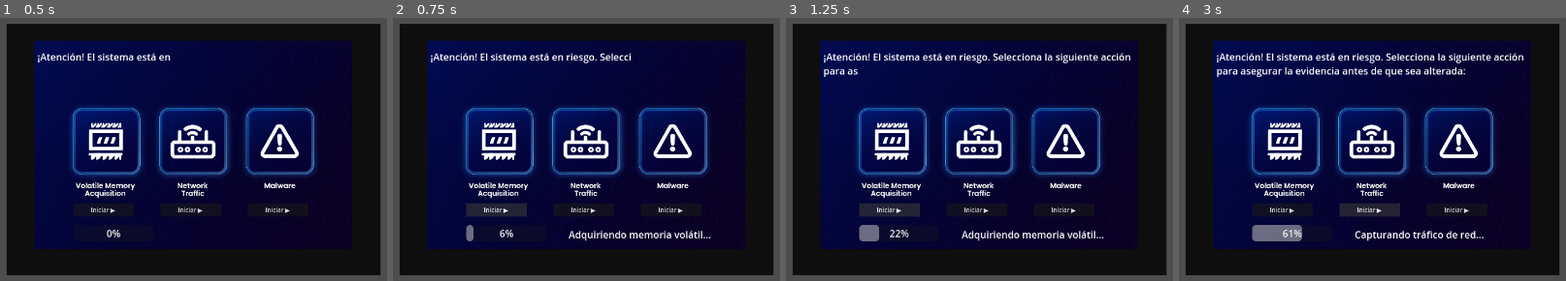
Above: before the commit, frames 1-4 (left to right).
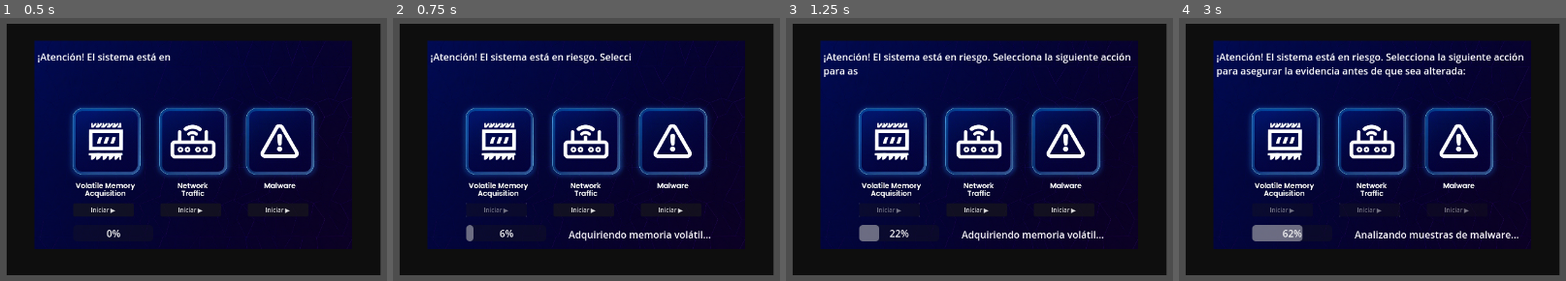
Above: after the commit, the same moments.

Repository: lalibre/Evidentia
Game: Godot game, scene res://Scenes/CpuMenuDialog.tscn
The game is run twice, just before and just after one commit, with the same random seed, the same clock (stepped at 60 frames per second) and the same inputs. This scene is started directly instead of the project's main scene.
Inputs (mouse positions are in pixels of both pictures, inside the frame that each line leads up to):
- Up to frame 1 (0.5 s): no input
- Up to frame 2 (0.75 s): click "Iniciar ▶" at 0.5 s
- Up to frame 3 (1.25 s): no input
- Up to frame 4 (3 s): click "Iniciar ▶" at 1.25 s; click "Iniciar ▶" at 2 s; click (1368, 209) at 2.75 s, where only the run before the commit has a clickable "Iniciar ▶"

Frame 1 is identical in both runs. In frame 2, 0.7% of the frame differs, in the area x 19-35%, y 70-76%; in frame 3, 0.7%; in frame 4, 1.7%, in the area x 23-88%, y 70-85%.

Commit message:
Validacion botones cpu

Diff:
--- a/Scenes/GameScene_ComputerOn.tscn
+++ b/Scenes/GameScene_ComputerOn.tscn
@@ -50,14 +50,14 @@
 [node name="Evidence_USB" type="Area2D" parent="."]
 script = ExtResource("5_cwtea")
 
-[node name="Sprite2D" type="Sprite2D" parent="Evidence_USB"]
+[node name="CollisionShapeUSB" type="CollisionShape2D" parent="Evidence_USB"]
+position = Vector2(1081, 560)
+shape = SubResource("RectangleShape2D_ctdx8")
+
+[node name="Sprite2D" type="Sprite2D" parent="."]
 position = Vector2(1080, 552)
 scale = Vector2(1.04878, 0.968563)
 texture = ExtResource("6_cwtea")
-
-[node name="CollisionShapeUSB" type="CollisionShape2D" parent="Evidence_USB"]
-position = Vector2(1081, 560)
-shape = SubResource("RectangleShape2D_ctdx8")
 
 [node name="Evidence_PostIt" type="Area2D" parent="."]
 script = ExtResource("7_gvk18")
--- a/Scenes/cpu_menu_dialog.gd
+++ b/Scenes/cpu_menu_dialog.gd
@@ -6,7 +6,11 @@
 var evidencia_actual: Node
 var completed_actions: int = 0
 var total_actions: int = 3
-
+var acciones_realizadas: Dictionary = {
+	"memory": false,
+	"network": false,
+	"malware": false
+}
 
 func _ready():
 	print("DEBUG: hijos de Panel:", $Panel.get_children())
@@ -17,20 +21,48 @@
 	$Panel/HBoxContainer/Network.pressed.connect(_on_network_pressed)
 	$Panel/HBoxContainer/Malware.pressed.connect(_on_malware_pressed)
 
-
 func show_message(msg: String):
 	typewriter.start_typing(msg)
 
 func _on_memory_pressed():
-	_start_action("Adquiriendo memoria volátil...", "Memoria adquirida con éxito.")
+	if acciones_realizadas["memory"]:
+		status_label.text = "⚠️ La adquisición de memoria ya fue realizada."
+		return
+
+	acciones_realizadas["memory"] = true
+	_start_action("Adquiriendo memoria volátil...", "Memoria adquirida con éxito.", "Volatile Memory Acquisition", true)
+	$Panel/HBoxContainer/Memory.disabled = true  # desactivar botón
+	Game_Manager.sumar_puntos(10)
+	Game_Manager.registrar_en_bitacora("✅ Memoria volatil adquirida con éxito")
 
 func _on_network_pressed():
-	_start_action("Capturando tráfico de red...", "Captura de red finalizada.")
+	if acciones_realizadas["network"]:
+		status_label.text = "⚠️ Captura de red ya realizada."
+		return
+
+	_start_action("Capturando tráfico de red...", "Captura de red finalizada.", "Network Traffic", true)
+	Game_Manager.registrar_en_bitacora("✅ Captura de tráfico de red finalizada")
+	Game_Manager.sumar_puntos(10)
+	$Panel/HBoxContainer/Network.disabled = true
 
 func _on_malware_pressed():
-	_start_action("Analizando muestras de malware...", "Malware identificado y almacenado.")
+	if acciones_realizadas["malware"]:
+		status_label.text = "⚠️ Análisis de malware ya realizado."
+		return
 
-func _start_action(start_msg: String, end_msg: String):
+	acciones_realizadas["malware"] = true
+	_start_action(
+		"Analizando malware...",
+		"Malware analizado con éxito.",
+		"Malware Analysis",
+		true
+	)
+	_start_action("Analizando muestras de malware...", "Malware identificado y almacenado.", "Analysis Malware", true)
+	Game_Manager.registrar_en_bitacora("✅ Malware identificado y almacenado")
+	Game_Manager.sumar_puntos(10)
+	$Panel/HBoxContainer/Malware.disabled = true
+
+func _start_action(start_msg: String, end_msg: String, accion: String, exito: bool):
 	# Reinicia barra y muestra mensaje inicial
 	progress_bar.value = 0
 	status_label.text = start_msg
@@ -40,19 +72,18 @@
 	tween.tween_property(progress_bar, "value", 100, 3.0)
 
 	# Al terminar, mostramos el mensaje final
-	tween.tween_callback(Callable(self, "_show_end_message").bind(end_msg))
+	tween.tween_callback(Callable(self, "_show_end_message").bind(end_msg, accion, exito))
 
-func _show_end_message(end_msg: String):
+func _show_end_message(end_msg: String, accion: String, exito: bool):
 	status_label.text = end_msg
 	completed_actions += 1
 	if completed_actions >= total_actions:
+		Game_Manager.aciertos += 3
 		_all_actions_completed()
 
 func _all_actions_completed():
 	hide()
 	typewriter.hide()
-
-
 
 func mostrar(evidencia: Node, global_pos: Vector2):
 	evidencia_actual = evidencia
--- a/Scenes/evidence_cpu_on.gd
+++ b/Scenes/evidence_cpu_on.gd
@@ -12,6 +12,5 @@
 		var menu = get_parent().get_node("EvidenciaMenu")
 		menu.mostrar_menu(self, get_global_mouse_position())
 
-
 func _on_boton_guardar_pressed() -> void:
 	pass # Replace with function body.
